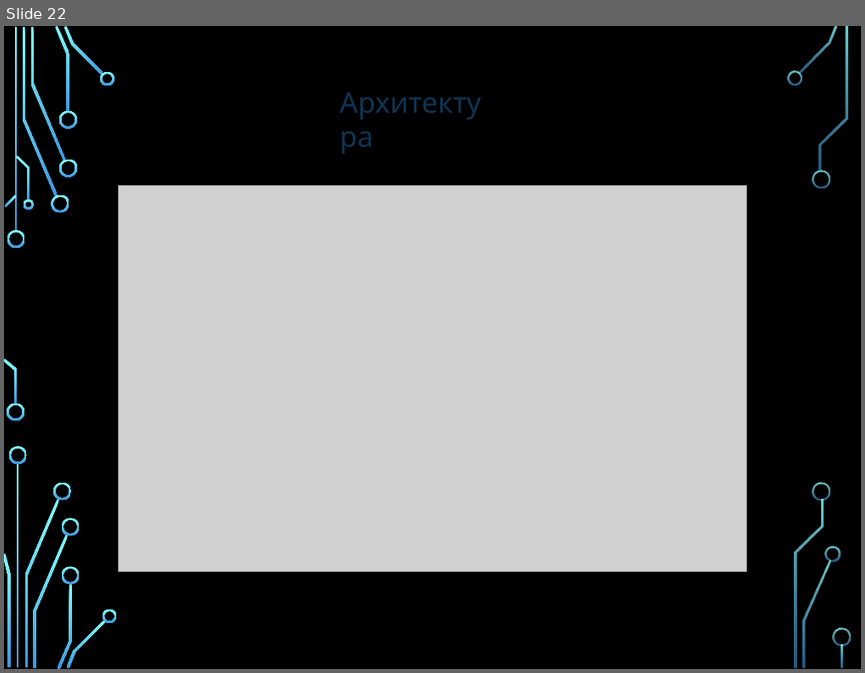
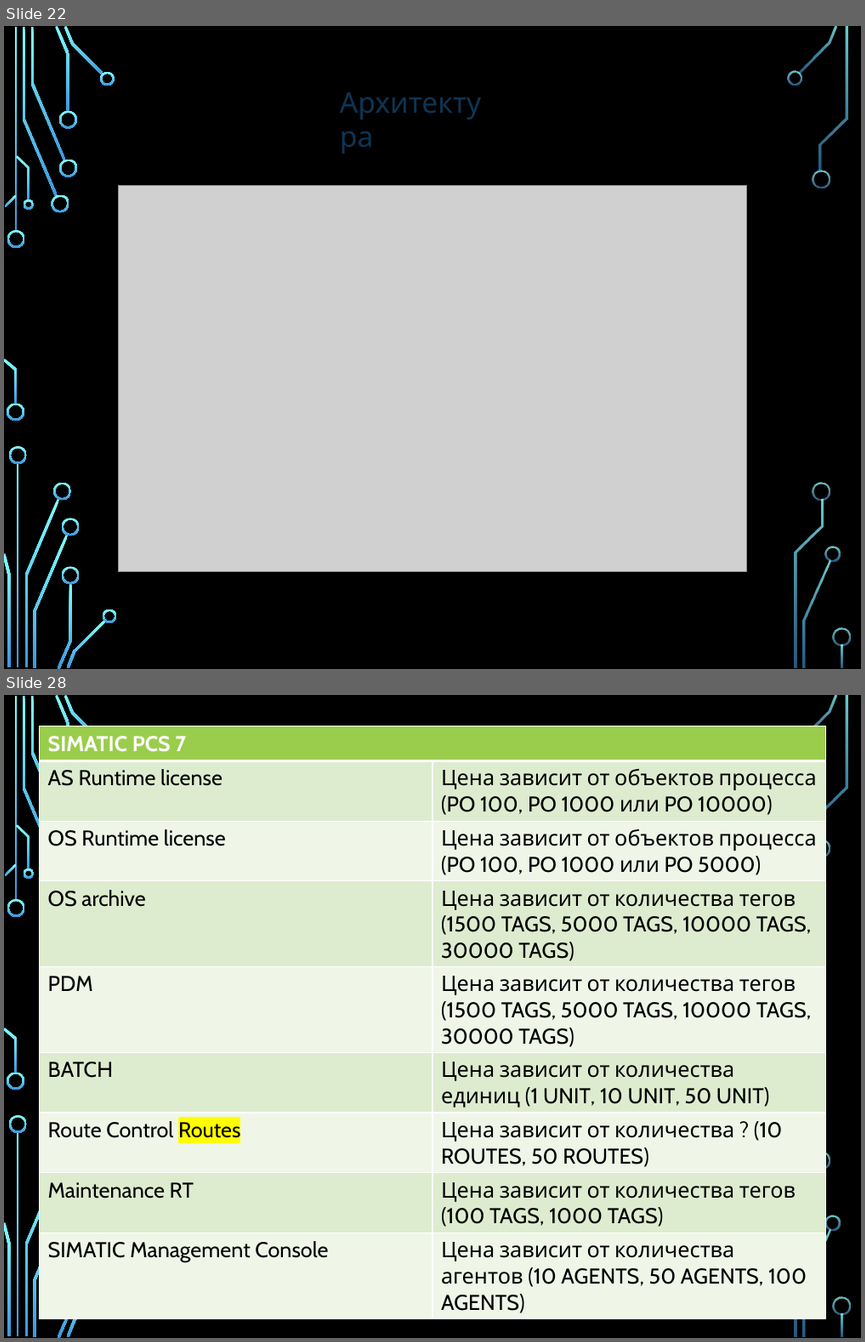
Before and after one commit to tyunegov/Presentation_ASUTP, a slide deck: итоговая.pptx. Shown one above the other, each under a label of ours: slide 22 before the commit, slides 22 and 28 after it; the slides between them are not shown. The pictures are 865x673 and 865x1342 pixels, drawn with LibreOffice and Linux fonts; fonts in the diff are those of the drawing; grey boxes stand for pictures; background and template pictures are left out. Boxes give left, top, right and bottom in pixels: in the first picture for what was removed or moved away, otherwise in the second. Text is boxed around its words. In the diff, an @@ line names an element or a change of style, - is before the commit and + after.

```diff
--- a/итоговая.pptx
+++ b/итоговая.pptx
@@ slide 28 added at box(4, 695, 861, 1338), background picture (left out); not listed: 36 template elements that a slide beside it also shows @@
@@ table added at box(39, 726, 826, 1316), 9 rows, 2 columns @@
+SIMATIC PCS 7 | 
+AS Runtime license | Цена зависит от объектов процесса (PO 100, PO 1000 или PO 10000)
+OS Runtime license | Цена зависит от объектов процесса (PO 100, PO 1000 или PO 5000)
+OS archive | Цена зависит от количества тегов (1500 TAGS, 5000 TAGS, 10000 TAGS, 30000 TAGS)
+PDM | Цена зависит от количества тегов (1500 TAGS, 5000 TAGS, 10000 TAGS, 30000 TAGS)
+BATCH | Цена зависит от количества единиц (1 UNIT, 10 UNIT, 50 UNIT)
+Route Control Routes | Цена зависит от количества ? (10 ROUTES, 50 ROUTES)
+Maintenance RT | Цена зависит от количества тегов (100 TAGS, 1000 TAGS)
+SIMATIC Management Console | Цена зависит от количества агентов (10 AGENTS, 50 AGENTS, 100 AGENTS)
```
Also in this commit, not shown: 5 other slides added, 4 other files.
